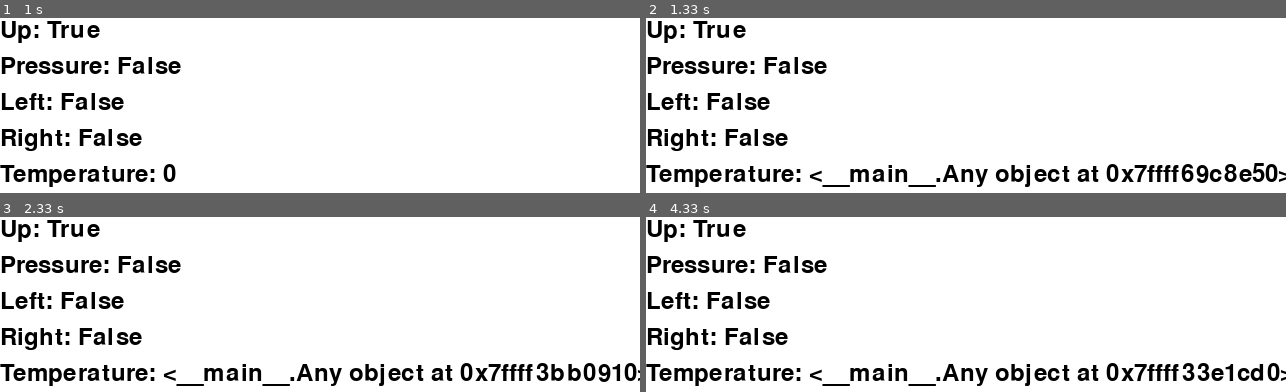
Above: before the commit, frames 1-4 (two rows, left to right).
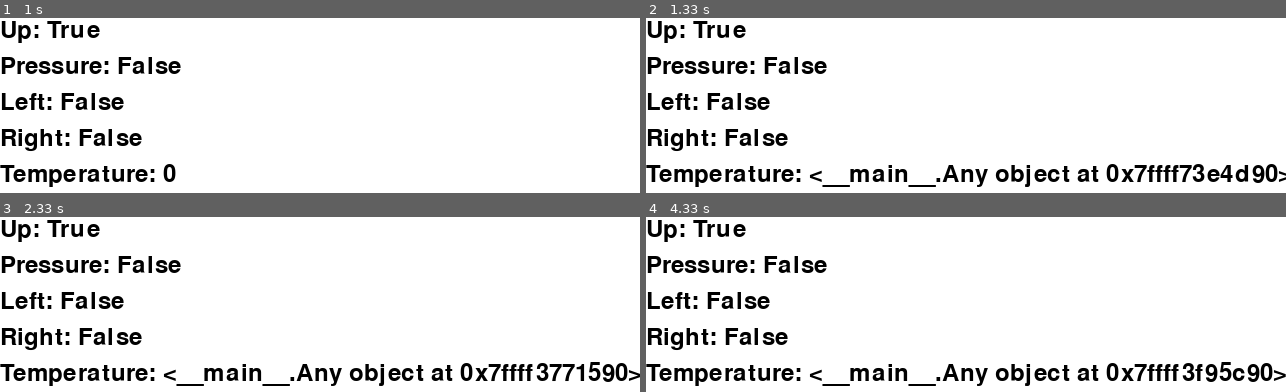
Above: after the commit, the same moments.

Repository: RIT-MDRC/Catbot
Game: pygame game, started from src/raspi/main.py
Same seed, same stepped clock (60 frames per second), same inputs: the game is played once before the commit and once after it.
Inputs:
- Up to frame 1 (1 s): hold W 0.33-0.8 s; hold Right 0.33-0.8 s; tap A at 0.83 s
- Up to frame 2 (1.33 s): tap D at 1.17 s
- Up to frame 3 (2.33 s): no input
- Up to frame 4 (4.33 s): tap A at 2.5 s; tap D at 3.9 s

Frame 1 is identical in both runs. In frame 2, 0.9% of the frame differs, in the area x 83-97%, y 82-95%; in frame 3, 1.0%, in the area x 85-100%, y 82-95%; in frame 4, 1.0%.

Commit message:
fix: sleep function

Diff:
--- a/src/raspi/main.py
+++ b/src/raspi/main.py
@@ -1,5 +1,5 @@
-from asyncio import sleep
 from enum import Enum
+from time import sleep
 from control.muscle.muscle_controller import contract, relax
 from io_controller.pneumatics.compressor import (
     turn_compressor_off,
@@ -183,7 +183,7 @@
     render_pressure_status(status)
 
 
-def step(motor):
+async def step(motor):
     contract("left_muscle")
     sleep(1)
     motor.set_Motor(SPEED, 1)
